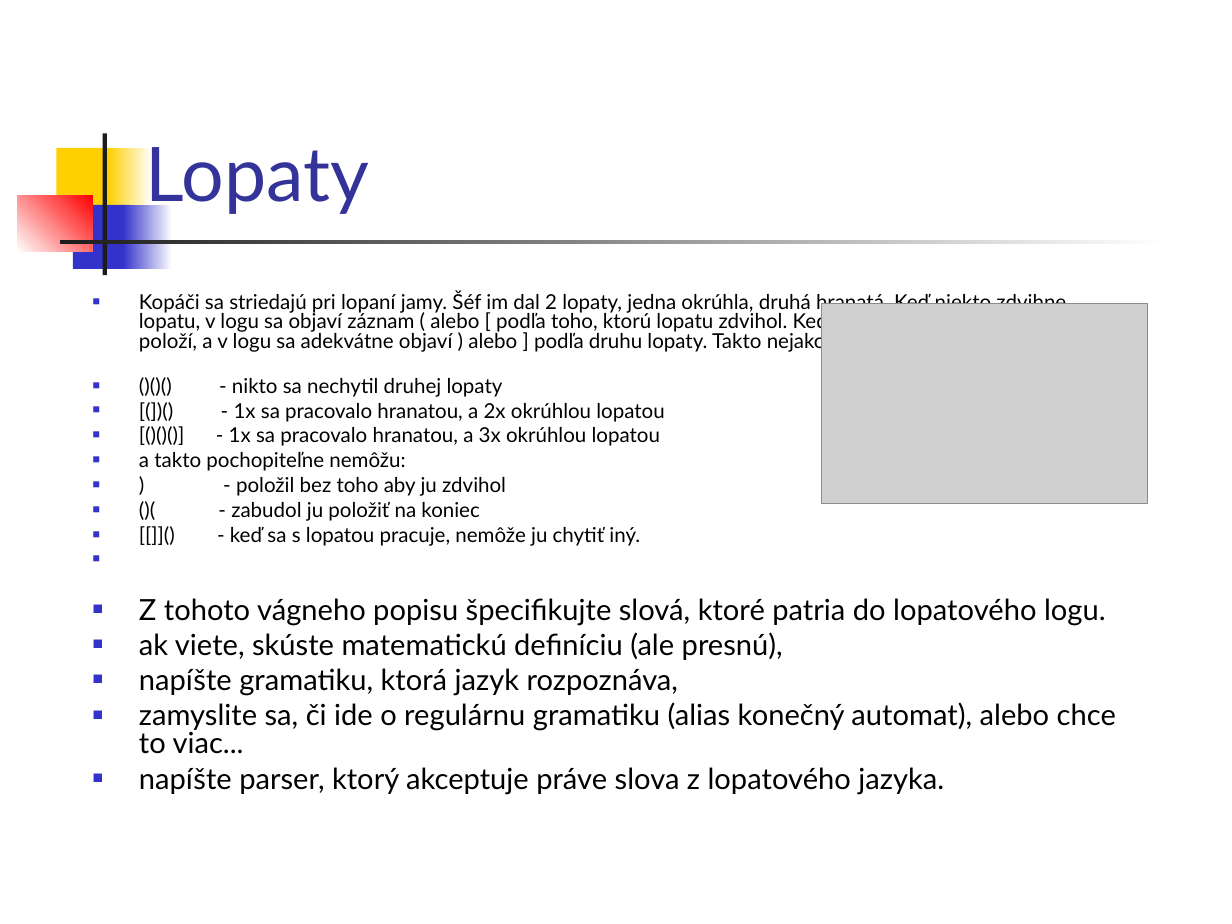
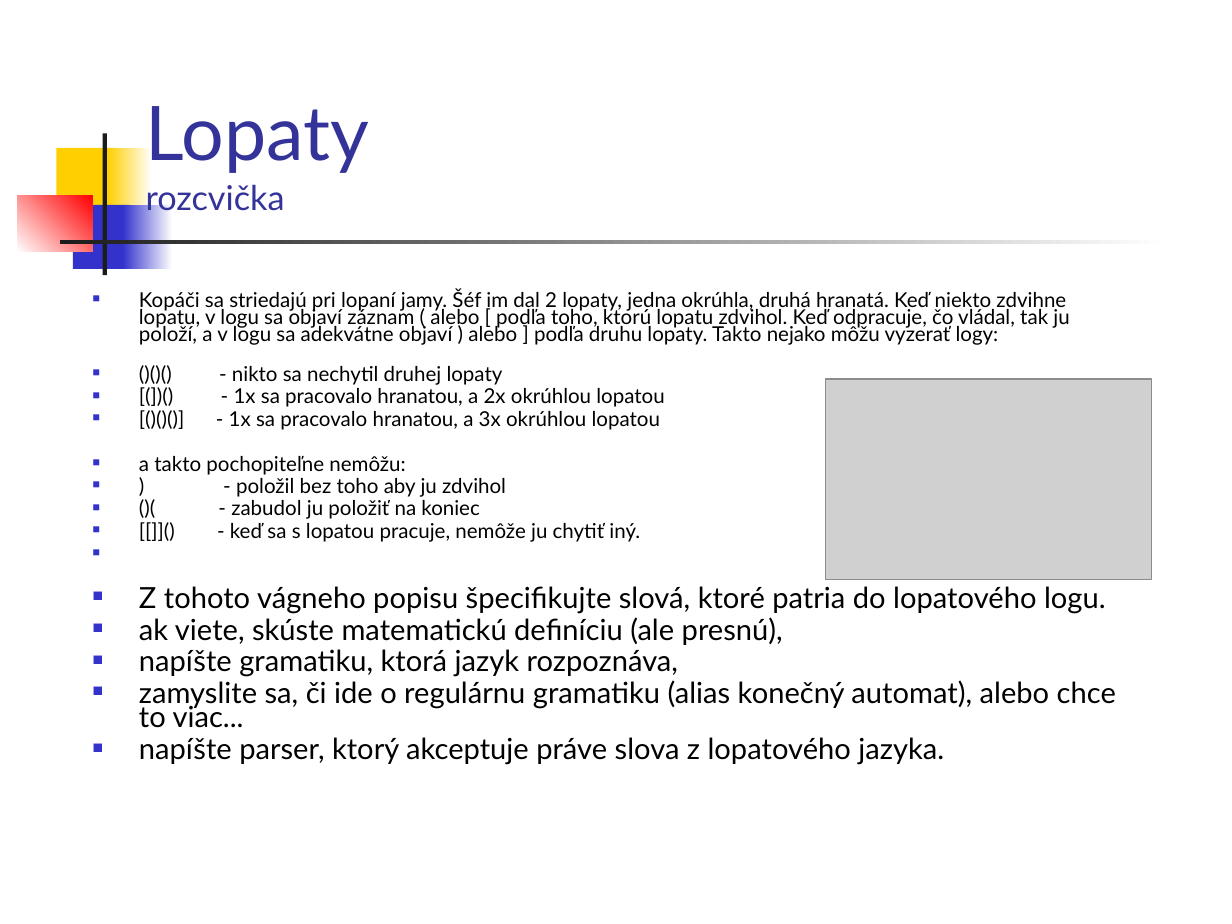
Before and after one commit to Funkcionalne/Prednasky, a slide deck: slide 20 of 10/10_fpro.ppt. Drawn at 1232x924 pixels with LibreOffice and Linux fonts; fonts in the diff are those of the drawing; grey boxes stand for pictures. Boxes give left, top, right and bottom in pixels: in the first picture for what was removed or moved away, otherwise in the second. Text is boxed around its words. In the diff, an @@ line names an element or a change of style, - is before the commit and + after.

```diff
--- a/10/10_fpro.ppt
+++ b/10/10_fpro.ppt
@@ text "Lopaty": place and size @@
-text "Lopaty" at (146,147,369,215)
+text "Lopaty" at (146,106,369,216)
@@ text at (146,184,285,216): paragraph added @@
+rozcvička
@@ text "Kopáči sa striedajú pri lopaní ..." at (139,289,1116,765): line spacing 0.8 to 0.7 @@
@@ picture: place and size @@
-picture at (822,303,1148,503)
+picture at (825,379,1152,580)
```
Also in this commit, not shown: 2 other slides changed, 2 other files.
